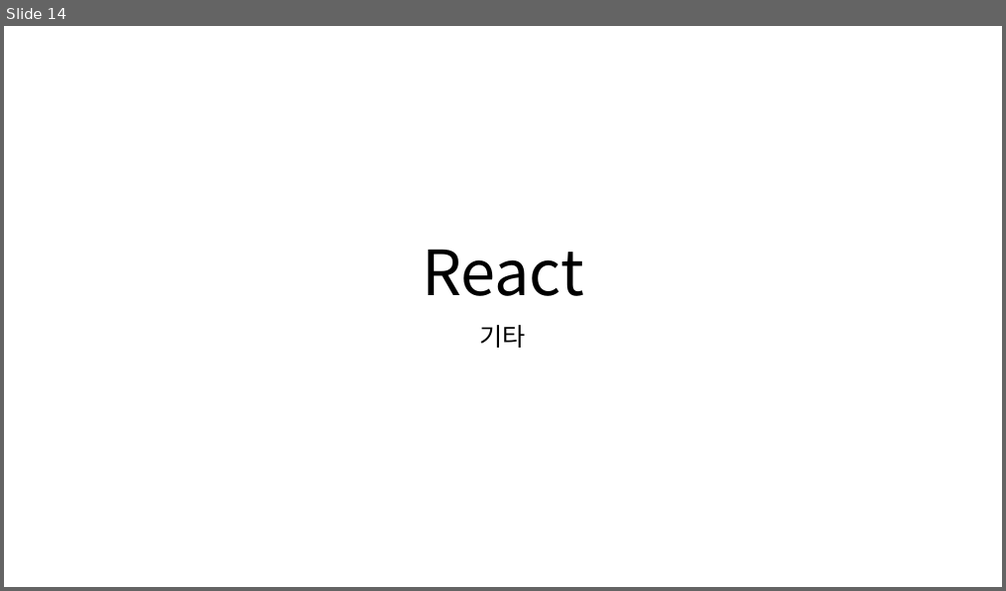
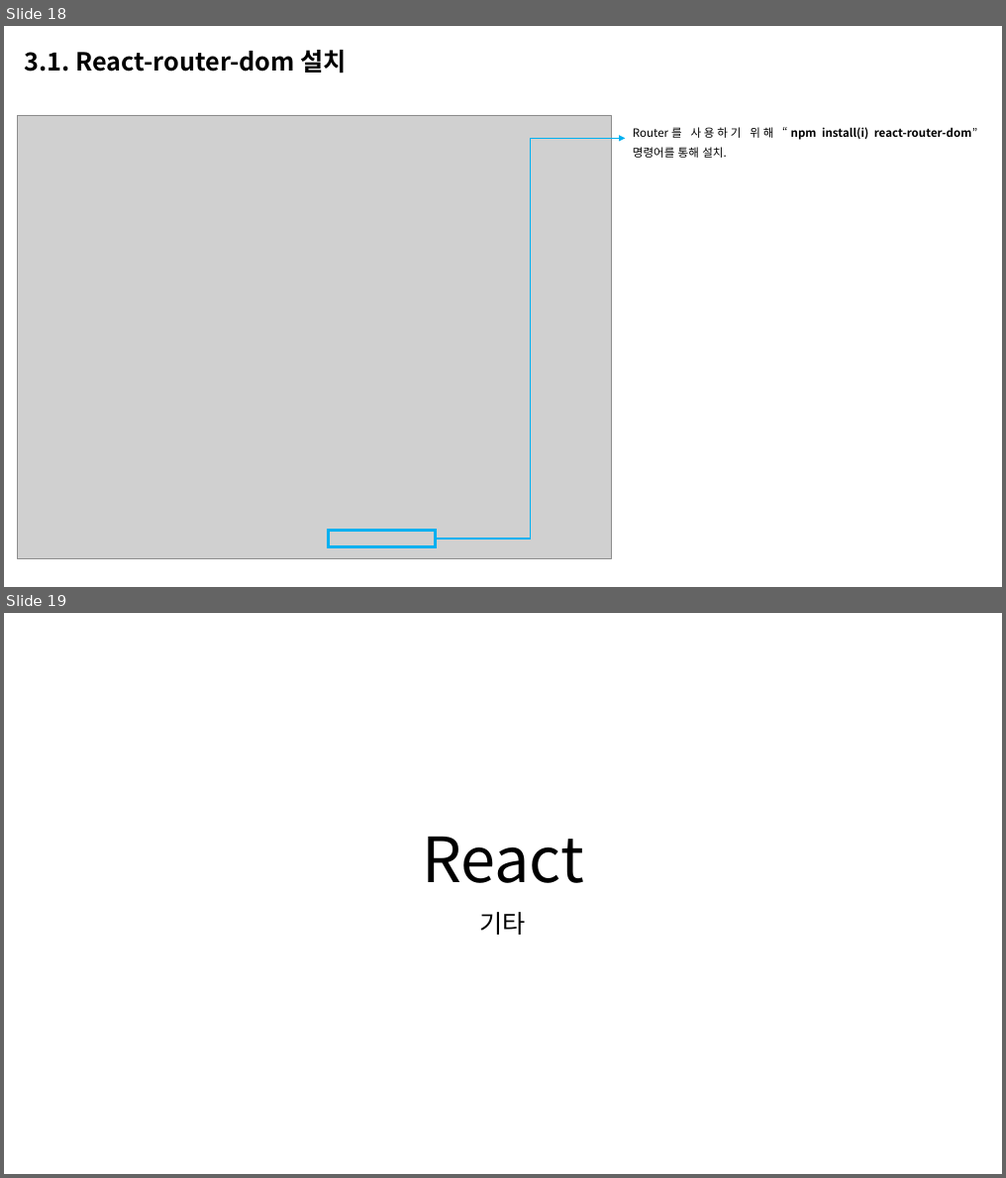
Before and after one commit to junni3h/insummnia, a slide deck: docs/리액트 정리.pptx. Shown one above the other, each under a label of ours: slide 14 before the commit, slides 18 and 19 after it. The pictures are 1006x591 and 1006x1178 pixels, drawn with LibreOffice and Linux fonts; fonts in the diff are those of the drawing; grey boxes stand for pictures. Boxes give left, top, right and bottom in pixels: in the first picture for what was removed or moved away, otherwise in the second. Text is boxed around its words. In the diff, an @@ line names an element or a change of style, - is before the commit and + after.

Commit message:
2020-01-17 / 황세준 / React Pjt 추가 및 문서 수정

```diff
--- a/docs/리액트 정리.pptx
+++ b/docs/리액트 정리.pptx
@@ slide 18 added at [4, 26, 1002, 587], background #FFFFFF @@
@@ text added at [25, 50, 347, 74], 24 pt, text #000000, bold @@
+3.1. React-router-dom 설치
@@ picture added at [18, 115, 612, 560] @@
@@ elbow arrow added from (436, 539) to (626, 138), #00B0F0 1.5 pt @@
@@ text added at [633, 127, 978, 158], 11 pt, text #000000, bold @@
+Router를 사용하기 위해 “npm install(i) react-router-dom” 명령어를 통해 설치.
@@ rectangle added at [328, 531, 436, 548], outline #00B0F0 3 pt @@
@@ what was slide 14 is now slide 19 @@
```
Also in this commit, not shown: 4 other slides added.
